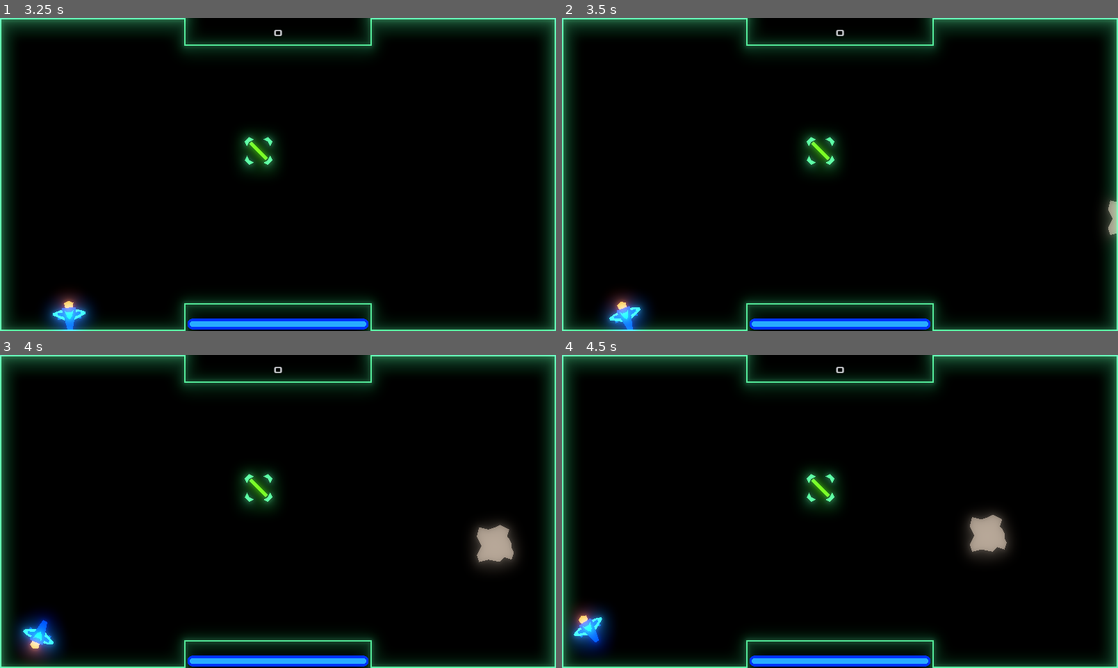
Above: before the commit, frames 1-4 (two rows, left to right).
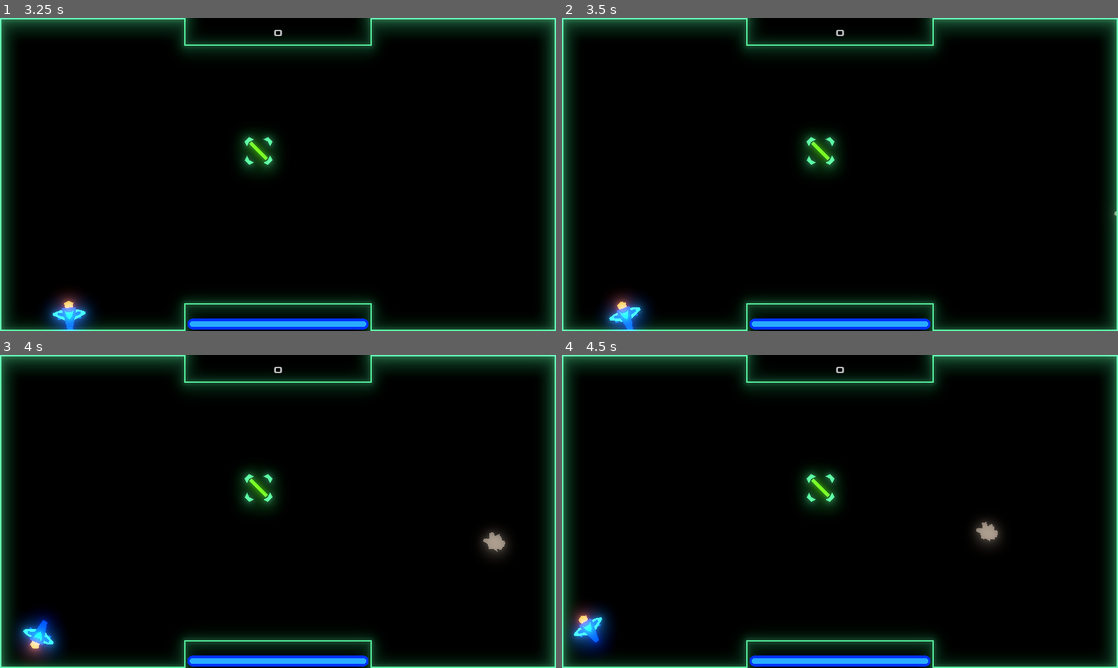
Above: after the commit, the same moments.

Repository: dslh/ArcadeSpaceFighter
Game: Godot game, scene res://game/game.tscn
The game is run twice, just before and just after one commit, with the same random seed, the same clock (stepped at 60 frames per second) and the same inputs. This scene is started directly instead of the project's main scene.
Inputs:
- Up to frame 1 (3.25 s): tap Enter at 0.5 s; hold Right (turn_right) 0.53-1.28 s; hold Down (break) 0.53-1.28 s; hold Left (turn_left) 1.28-2.03 s; tap X (fire_cannon) at 1.35 s; hold Right (turn_right) 2.03-2.78 s; hold C (fire_laser) 2.03-2.78 s; hold Up (thrust) from 2.78 s (still down); tap W (stop) at 2.85 s
- Up to frame 2 (3.5 s): keep holding Up (thrust)
- Up to frame 3 (4 s): release Up (thrust) at 3.53 s; hold Left (turn_left) from 3.53 s (still down); hold Down (break) from 3.53 s (still down)
- Up to frame 4 (4.5 s): keep holding Left (turn_left); release Down (break) at 4.28 s; tap X (fire_cannon) at 4.35 s

Frame 1 is identical in both runs. In frame 2, 0.3% of the frame differs, in the area x 97-100%, y 58-71%; in frame 3, 0.9%, in the area x 85-94%, y 53-69%; in frame 4, 0.9%.

Commit message:
Randomized asteroid shapes

Diff:
--- a/entities/asteroid.gd
+++ b/entities/asteroid.gd
@@ -2,34 +2,6 @@
 
 
 var hp: int = 10
-
-func create_outline() -> PoolVector2Array:
-	return PoolVector2Array([
-		Vector2(16, -64),
-		Vector2(48, -48),
-		Vector2(40, -24),
-		Vector2(48, -16),
-		Vector2(56, 0),
-		Vector2(56, 16),
-		Vector2(64, 32),
-		Vector2(56, 56),
-		Vector2(32, 48),
-		Vector2(16, 64),
-		Vector2(-24, 56),
-		Vector2(-56, 64),
-		Vector2(-64, 40),
-		Vector2(-48, 8),
-		Vector2(-64, -24),
-		Vector2(-56, -56),
-		Vector2(-24, -48),
-		Vector2(0, -56)
-	])
-
-func set_collision_shape(outline: PoolVector2Array) -> void:
-	var owner: int = create_shape_owner(self)
-	var shape = ConcavePolygonShape2D.new()
-	shape.set_segments(outline)
-	shape_owner_add_shape(owner, shape)
 
 func _ready() -> void:
 	var start_impulse: Vector2 = (Vector2.ZERO - get_global_position())*randf()
@@ -39,6 +11,49 @@
 	set_collision_shape(outline)
 	set_drawn_shape(outline)
 
+# Generate a random shape for a new asteroid
+func create_outline() -> PoolVector2Array:
+	# The number of points in the asteroid's outline, 9-24
+	# Some asteroids will have lots of detail, some will be chunky
+	var count = 9 + randi() % 15
+	var step = PI * 2 / count
+
+	# Minimum radius for each point in the asteroid, 16-48
+	# Some asteroids will be big, some not so big.
+	var radius = 16 + randi() % 32
+
+	# Maximum amount of random noise to be added to a point's radius, 8-32
+	# Some asteroids will be smooth, some will be spiky.
+	var noise = 8 + randi() % 24
+
+	var points = []
+	# Avoid using append when we know the final size of the array.
+	points.resize(count)
+
+	for i in count:
+		# Vary the angle between points by one step, for extra irregularity.
+		var angle = step * i + randf() * step
+		var dist = radius + noise * randf()
+		points[i] = Vector2(sin(angle) * dist, cos(angle) * dist)
+
+	return PoolVector2Array(points)
+
+# Set the hitbox for a new asteroid
+func set_collision_shape(outline: PoolVector2Array) -> void:
+	# ConcavePolygonShape2D is "not advised to use for RigidBody2D nodes".
+	# We therefore perform a convex decomposition using triangulate_polygon.
+	var owner: int = create_shape_owner(self)
+	var triangles = Geometry.triangulate_polygon(outline)
+	for i in range(0, len(triangles), 3):
+		var shape = ConvexPolygonShape2D.new()
+		shape.set_points([
+			outline[triangles[i]],
+			outline[triangles[i + 1]],
+			outline[triangles[i + 2]]
+		])
+		shape_owner_add_shape(owner, shape)
+
+# Set the visible shape of a new asteroid
 func set_drawn_shape(outline: PoolVector2Array) -> void:
 	var polygon = Polygon2D.new()
 	polygon.set_polygon(outline)
